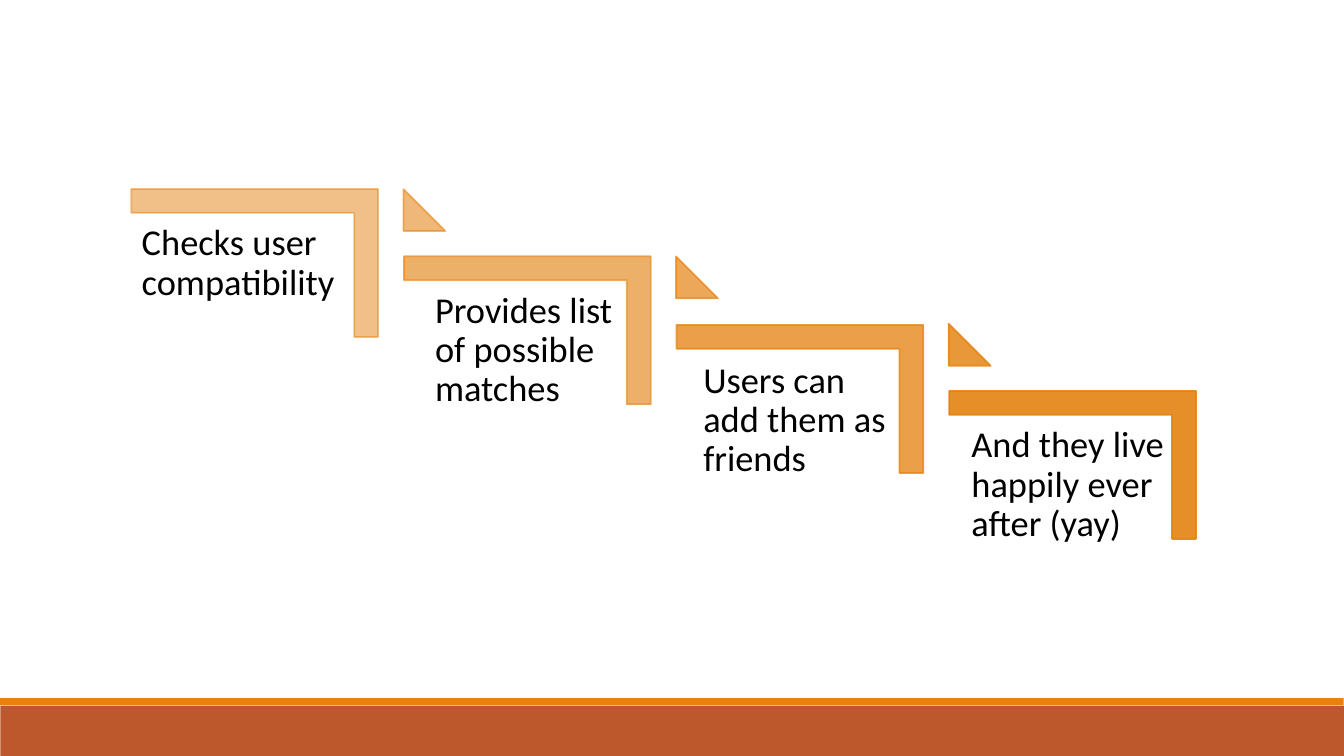
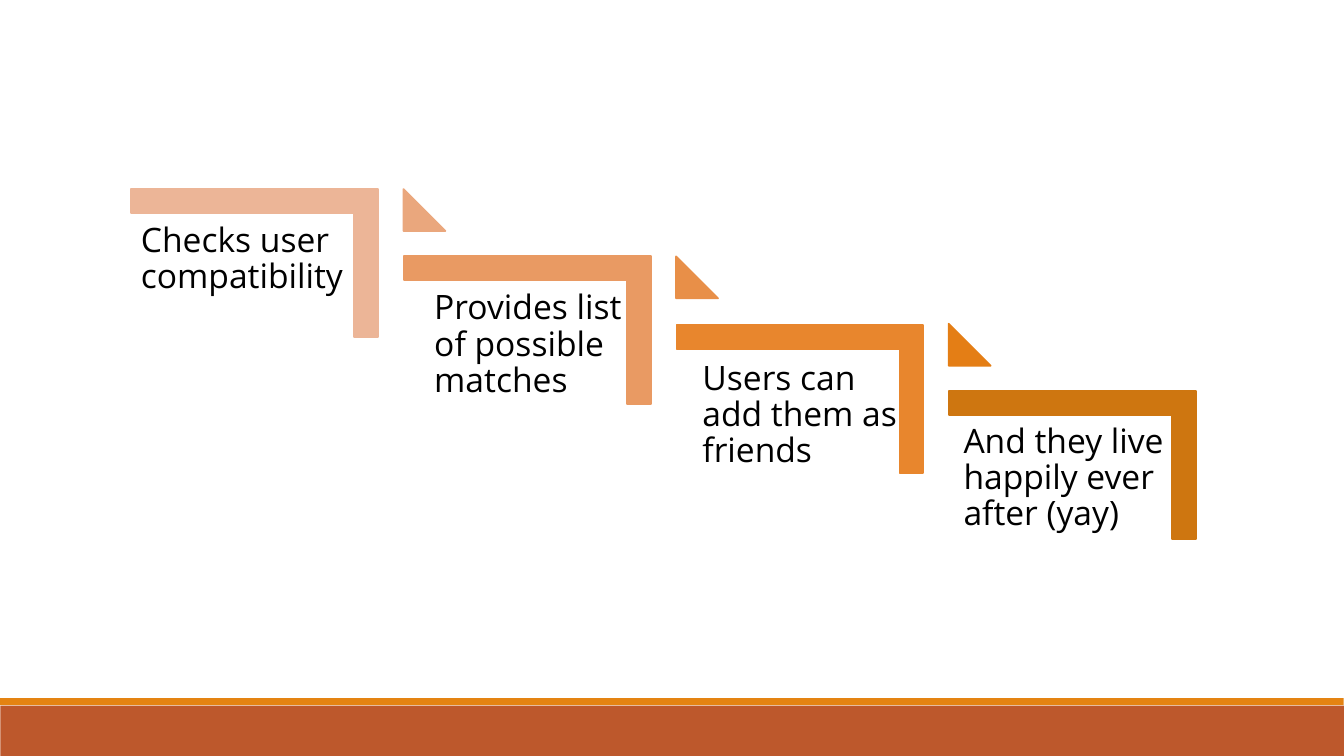
Before and after one commit to dragosthealex/roomies, a slide deck: slide 6 of res/presentation1/final_presentationv2.pptx. Drawn at 1344x756 pixels with LibreOffice and Linux fonts; fonts in the diff are those of the drawing. Boxes give left, top, right and bottom in pixels: in the first picture for what was removed or moved away, otherwise in the second. Text is boxed around its words. In the diff, an @@ line names an element or a change of style, - is before the commit and + after.

```diff
--- a/res/presentation1/final_presentationv2.pptx
+++ b/res/presentation1/final_presentationv2.pptx
@@ corner at (131,189,378,337): fill #E48312 at 50% opacity to #ECB698; outline #E48312 1.25 pt to #ECB698 1.25 pt @@
@@ triangle at (403,190,446,232): fill #E48312 at 57% opacity to #EAA87F; outline #E48312 1.25 pt to #EAA87F 1.25 pt @@
@@ corner at (404,256,651,404): fill #E48312 at 63% opacity to #E89B65; outline #E48312 1.25 pt to #E89B65 1.25 pt @@
@@ triangle at (677,256,719,298): fill #E48312 at 70% opacity to #E8904A; outline #E48312 1.25 pt to #E8904A 1.25 pt @@
@@ corner at (677,325,924,473): fill #E48312 at 77% opacity to #E8872E; outline #E48312 1.25 pt to #E8872E 1.25 pt @@
@@ triangle at (949,324,991,366): fill #E48312 at 83% opacity to #E57F16; outline #E48312 1.25 pt to #E57F16 1.25 pt @@
@@ corner at (950,391,1197,539): fill #E48312 at 90% opacity to #CF7710; outline #E48312 1.25 pt to #CF7710 1.25 pt @@
@@ size 26 to 24 pt, font Calibri to Open Sans in 4 elements at (702,366,897,463), (434,293,622,393), (141,226,343,296), (964,427,1164,533) @@
@@ text "And they live happily ever ...": place and size @@
-text "And they live happily ever ..." at (971,431,1164,542)
+text "And they live happily ever ..." at (964,427,1164,533)
```
Also in this commit, not shown: 11 other slides changed, 4 slides added, 3 slides removed.
